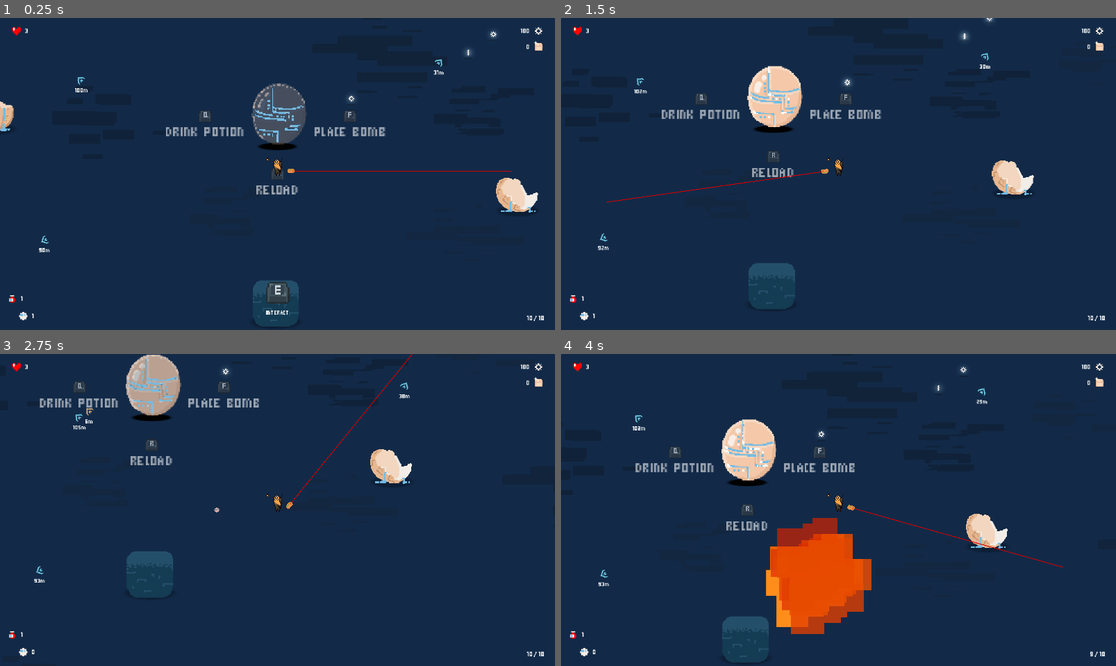
Above: before the commit, frames 1-4 (two rows, left to right).
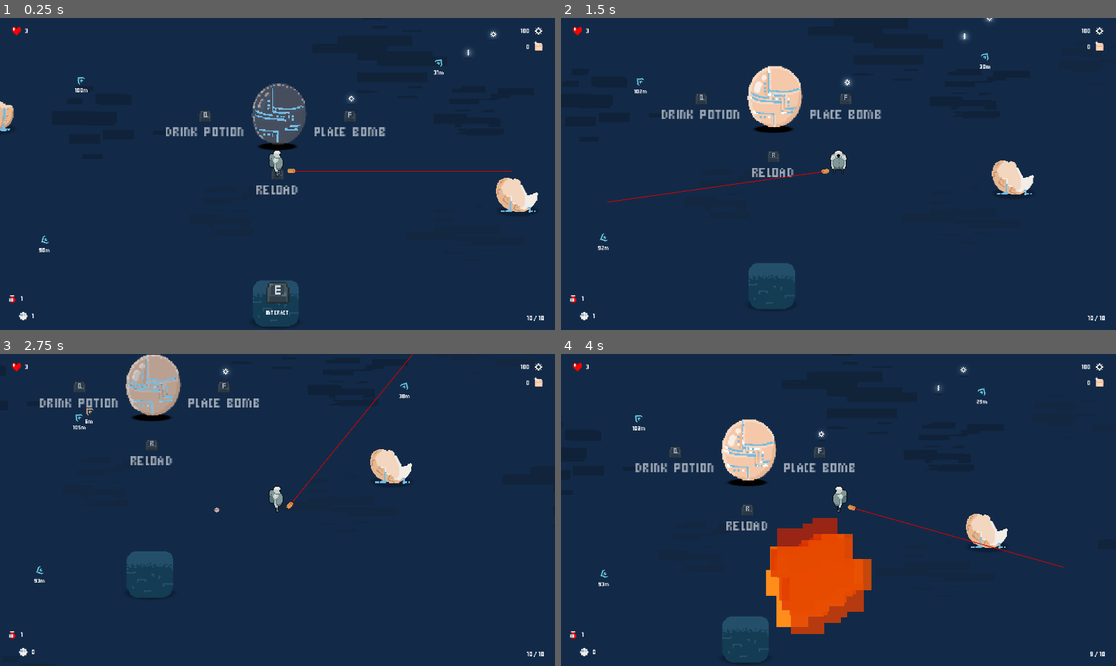
Above: after the commit, the same moments.

Repository: DeepRestGames/android-world
Game: Godot game, scene res://Scenes/LittleMainGameScene.tscn
Two runs of this game, one before a commit and one after it. Both use one fixed random seed, a clock stepped at 60 frames per second and the inputs below. The engine's default icon, where the game draws it, is replaced by a stand-in: a white triangle on a blue panel in a dark square.
Inputs (mouse positions are in pixels of both pictures, inside the frame that each line leads up to):
- Up to frame 1 (0.25 s): no input
- Up to frame 2 (1.5 s): tap Enter at 0.5 s; move the mouse to (960, 158) at 0.52 s; hold D (move_right) 0.53-1.28 s; hold Q (drink_potion) 0.53-1.28 s; move the mouse to (727, 189) at 1.27 s; hold S (move_down) from 1.28 s (still down); tap E (interact) at 1.35 s
- Up to frame 3 (2.75 s): move the mouse to (333, 441) at 2.02 s; release S (move_down) at 2.03 s; hold D (move_right) from 2.03 s (still down); hold F (place_bomb) from 2.03 s (still down)
- Up to frame 4 (4 s): move the mouse to (810, 572) at 2.77 s; release D (move_right) at 2.78 s; release F (place_bomb) at 2.78 s; hold W (move_up) 2.78-3.53 s; click (810, 572) at 2.85 s; move the mouse to (1005, 556) at 3.52 s; hold A (move_left) from 3.53 s (still down); hold Q (drink_potion) from 3.53 s (still down)

The runs differ from the first frame. In frame 1, 0.2% of the frame differs, in the area x 47-93%, y 42-51%; in frame 2, 0.2%; in frame 3, 0.3%, in the area x 47-75%, y 0-51%; in frame 4, 0.2%.

Commit message:
Character Sprite 8D update

Diff:
--- a/android-world_godot-project/Scenes/Player/Player.tscn
+++ b/android-world_godot-project/Scenes/Player/Player.tscn
@@ -5,19 +5,19 @@
 [ext_resource type="Script" uid="uid://ba5scic023y72" path="res://Scripts/Player/PlayerPowerups.gd" id="2_t26db"]
 [ext_resource type="Texture2D" uid="uid://yt8jiybethpy" path="res://Assets/Sprites/Player.png" id="2_ude3g"]
 [ext_resource type="Script" uid="uid://gmoeknbubjgr" path="res://Scripts/Player/WeaponRotation.gd" id="3_h54ih"]
-[ext_resource type="Texture2D" uid="uid://bc1mxcvyv2hfv" path="res://Assets/Sprites/Player/Android_SpriteSheet_v0.png" id="4_825xp"]
 [ext_resource type="Texture2D" uid="uid://cqqgt05fxr4ws" path="res://Assets/Sprites/Weapon.png" id="4_ude3g"]
 [ext_resource type="Script" uid="uid://cq5figb4s3vih" path="res://Scripts/Player/ScreenShake.gd" id="5_4wape"]
 [ext_resource type="PackedScene" uid="uid://b8e4ms8gpa7de" path="res://Scenes/UI/HUD.tscn" id="5_jmcll"]
 [ext_resource type="Texture2D" uid="uid://cqavx876fgh5s" path="res://Assets/Sprites/WhiteSprites.png" id="7_825xp"]
+[ext_resource type="Texture2D" uid="uid://dt2quiko2gk71" path="res://Assets/Sprites/Player/Android_Turnaround.png" id="8_ji083"]
 
 [sub_resource type="CapsuleShape2D" id="CapsuleShape2D_0objx"]
 radius = 13.0
 height = 54.0
 
 [sub_resource type="CapsuleShape2D" id="CapsuleShape2D_w71ue"]
-radius = 13.0
-height = 54.0
+radius = 25.0
+height = 74.0
 
 [sub_resource type="AnimationNodeAnimation" id="AnimationNodeAnimation_4wape"]
 animation = &"Idle"
@@ -53,6 +53,7 @@
 states/Run/position = Vector2(354.889, 99.8025)
 states/Start/position = Vector2(164.444, 168.889)
 transitions = ["Start", "Run", SubResource("AnimationNodeStateMachineTransition_t26db"), "Run", "Idle", SubResource("AnimationNodeStateMachineTransition_fk5o5"), "Idle", "Run", SubResource("AnimationNodeStateMachineTransition_825xp")]
+graph_offset = Vector2(56, -33)
 
 [sub_resource type="Animation" id="Animation_t26db"]
 resource_name = "Idle"
@@ -213,14 +214,11 @@
 position = Vector2(4.8, 0)
 
 [node name="PlayerSprite" type="Sprite2D" parent="."]
-position = Vector2(-1.675, -10.155)
-scale = Vector2(2.5, 2.5)
-texture = ExtResource("4_825xp")
-offset = Vector2(0, -9.745)
-flip_h = true
-hframes = 3
-vframes = 3
-frame = 4
+position = Vector2(0, -10.155)
+scale = Vector2(2.5, 2.5)
+texture = ExtResource("8_ji083")
+offset = Vector2(0, -11)
+hframes = 8
 
 [node name="Weapon" type="Node2D" parent="PlayerSprite"]
 position = Vector2(16, 0)
@@ -254,7 +252,7 @@
 monitorable = false
 
 [node name="CollisionShape2D" type="CollisionShape2D" parent="Hitbox"]
-position = Vector2(0, -24)
+position = Vector2(0, -38)
 shape = SubResource("CapsuleShape2D_w71ue")
 
 [node name="HUD" parent="." instance=ExtResource("5_jmcll")]
--- a/android-world_godot-project/Scripts/Player/Player.gd
+++ b/android-world_godot-project/Scripts/Player/Player.gd
@@ -101,6 +101,32 @@
 	if currentInvincibilityCooldown > 0:
 		currentInvincibilityCooldown -= delta
 
+	#Update sprite direction manually (8D)
+	#S
+	if velocity.angle()	> PI*3/8 and velocity.angle() < PI*5/8:
+		player_sprite.frame = 0
+	#SE
+	if velocity.angle()	> PI/8 and velocity.angle() < PI*3/8:
+		player_sprite.frame = 1
+	#E
+	if velocity.angle()	< PI/8 and velocity.angle() > -PI/8:
+		player_sprite.frame = 2
+	#NE
+	if velocity.angle()	< -PI/8 and velocity.angle() > -PI*3/8:
+		player_sprite.frame = 3
+	#N
+	if velocity.angle()	< -PI*3/8 and velocity.angle() > -PI*5/8:
+		player_sprite.frame = 4
+	#NW
+	if velocity.angle()	< -PI*5/8 and velocity.angle() > -PI*7/8:
+		player_sprite.frame = 5
+	#W
+	if velocity.angle()	< -PI*7/8 or velocity.angle() > PI*7/8:
+		player_sprite.frame = 6
+	#SW
+	if velocity.angle()	> PI*5/8 and velocity.angle() < PI*7/8:
+		player_sprite.frame = 7
+
 
 func _physics_process(_delta: float) -> void:
 	#if mouse_inputs:
Binary file added: android-world_godot-project/Assets/Sprites/Player/Android_Turnaround.png
Not shown, added: android-world_godot-project/Assets/Sprites/Player/Android_Turnaround.png.import
